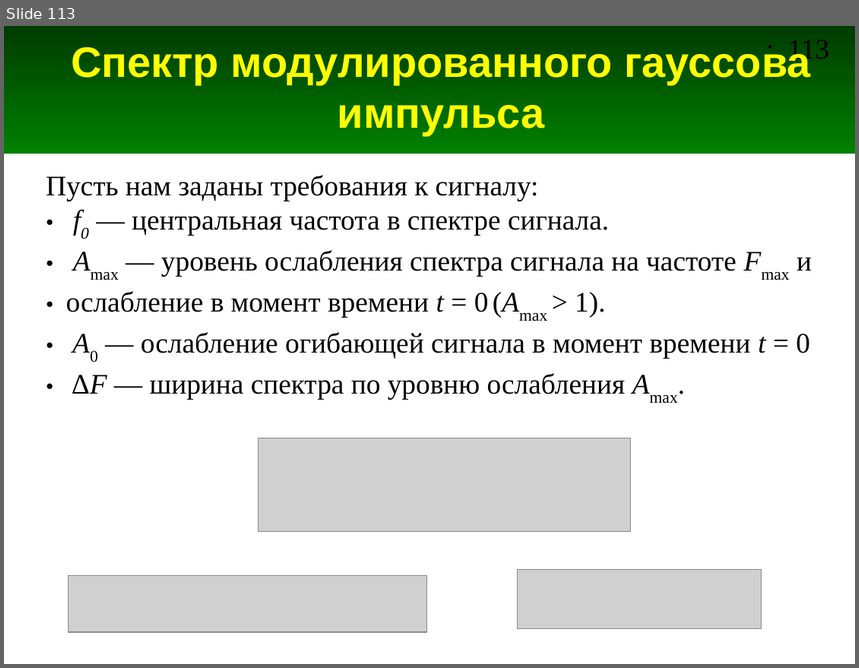
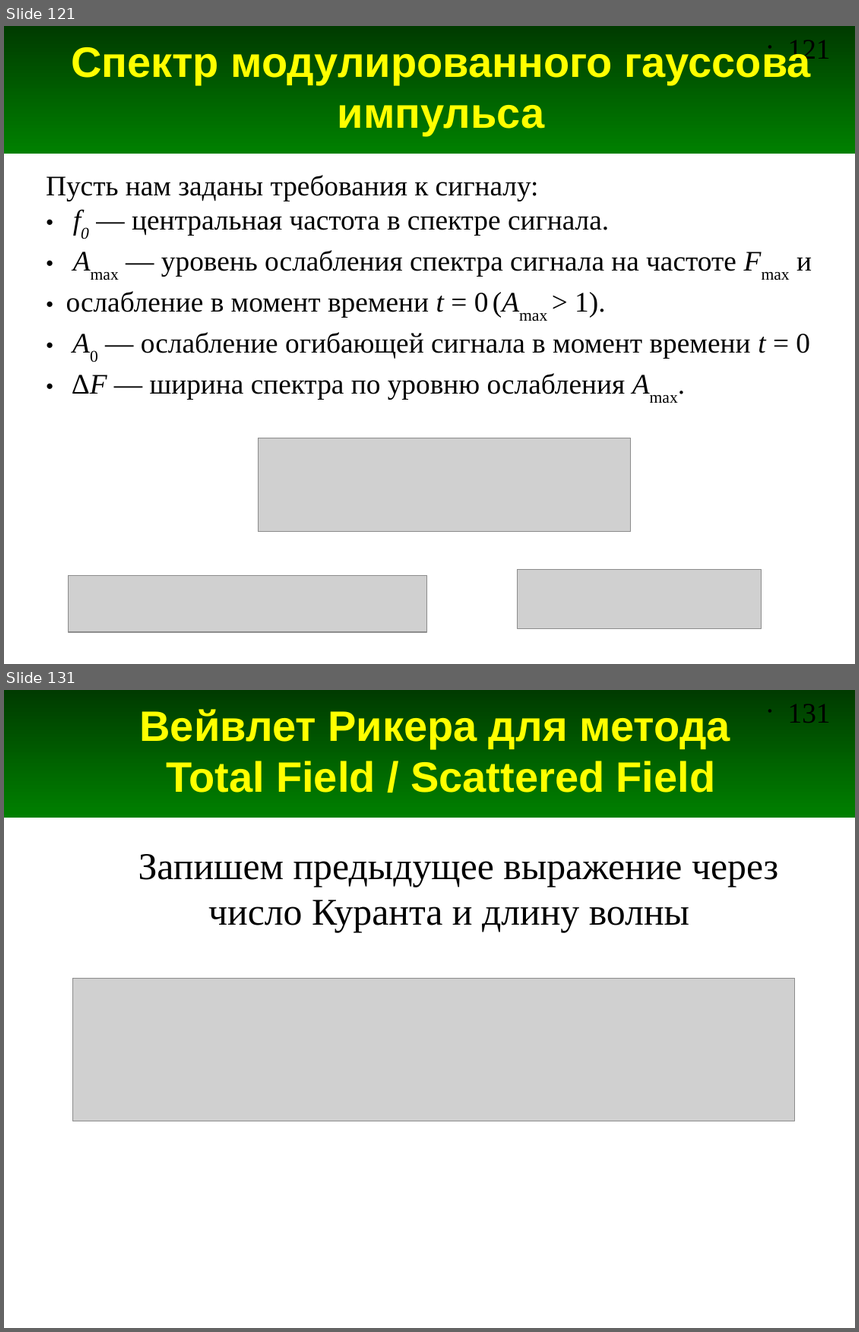
Before and after one commit to andris0147sv/modelling, a slide deck: presentations/2. FDTD.odp. Shown one above the other, each under a label of ours: slide 113 before the commit, slides 121 and 131 after it; the slides between them are not shown. The pictures are 859x668 and 859x1332 pixels, drawn with LibreOffice and Linux fonts; fonts in the diff are those of the drawing; grey boxes stand for pictures. Boxes give left, top, right and bottom in pixels: in the first picture for what was removed or moved away, otherwise in the second. Text is boxed around its words. In the diff, an @@ line names an element or a change of style, - is before the commit and + after.

Commit message:
Добавлены слады про синусоидалдьный сигнал и вейвлет Рикера

```diff
--- a/presentations/2. FDTD.odp
+++ b/presentations/2. FDTD.odp
@@ slide 131 added at (x1=4, y1=690, x2=855, y2=1328), background #FFFFFF; not listed: 2 template elements that a slide beside it also shows @@
@@ title added at (x1=140, y1=709, x2=731, y2=793), 36 pt, text #FFFF00, bold @@
+Вейвлет Рикера для метода
+Total Field / Scattered Field
@@ text added at (x1=139, y1=854, x2=778, y2=932), 32 pt, text #000000 @@
+Запишем предыдущее выражение через
+число Куранта и длину волны
@@ picture added at (x1=73, y1=979, x2=794, y2=1122) @@
@@ what was slide 113 is now slide 121 @@
@@ page number at (x1=788, y1=40, x2=831, y2=64): text changed @@
-• 113
+• 121
```
Also in this commit, not shown: 5 slides changed, 15 other slides added.
